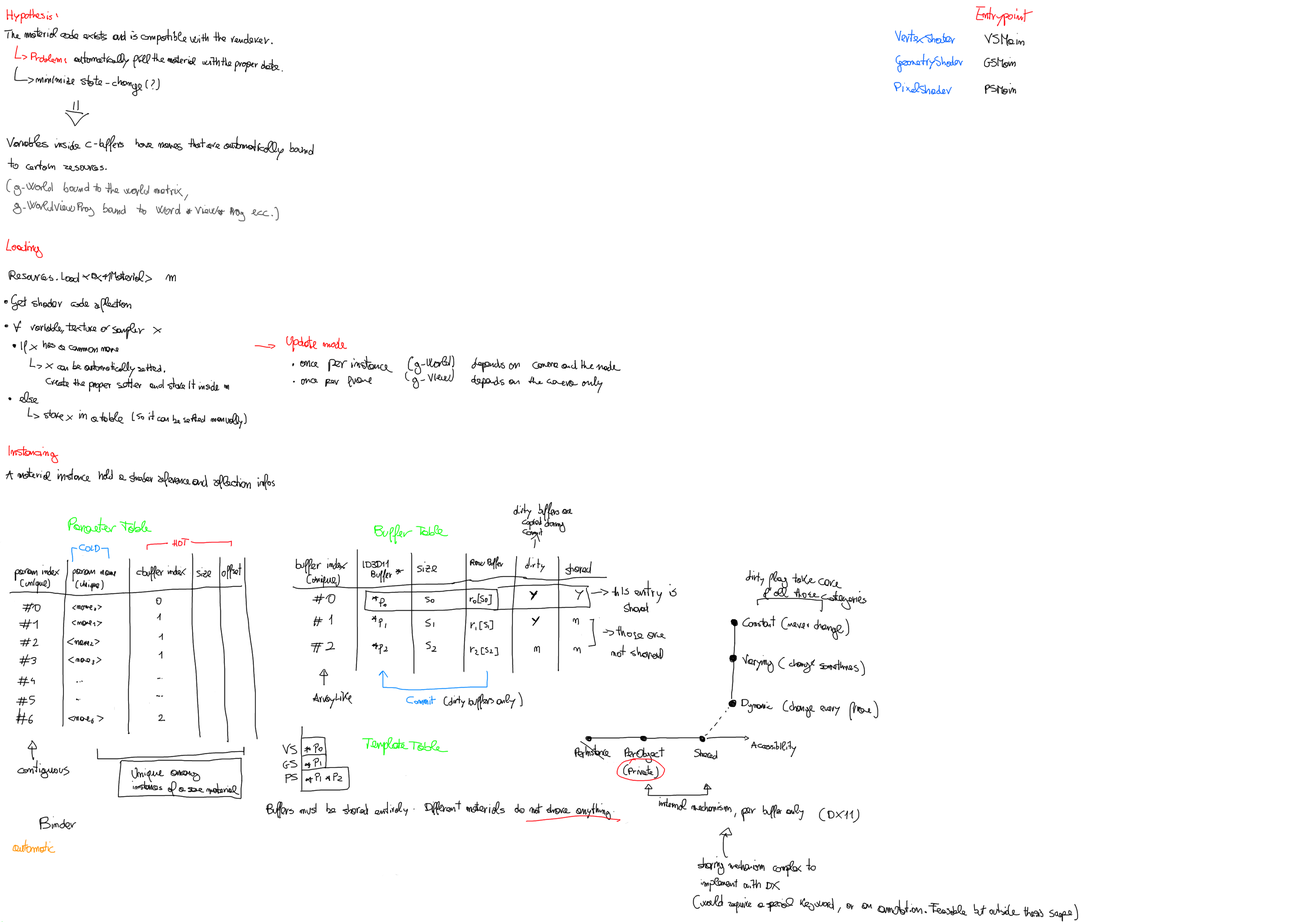
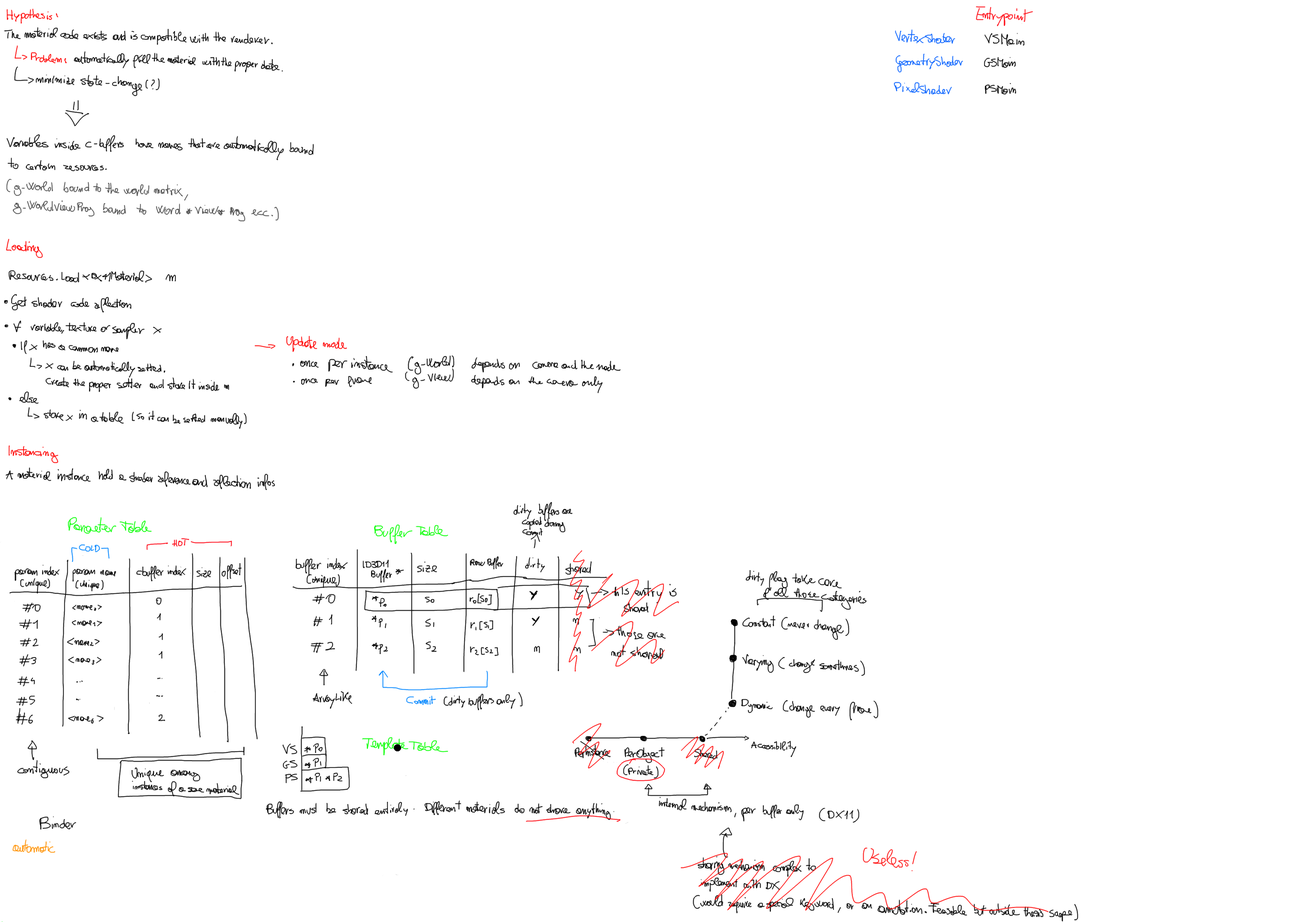
Before/after of a 1305px x 922px layered artwork. What changed in the layer stack:
painted on "Background" over (x1=393, y1=550, x2=1049, y2=913)
